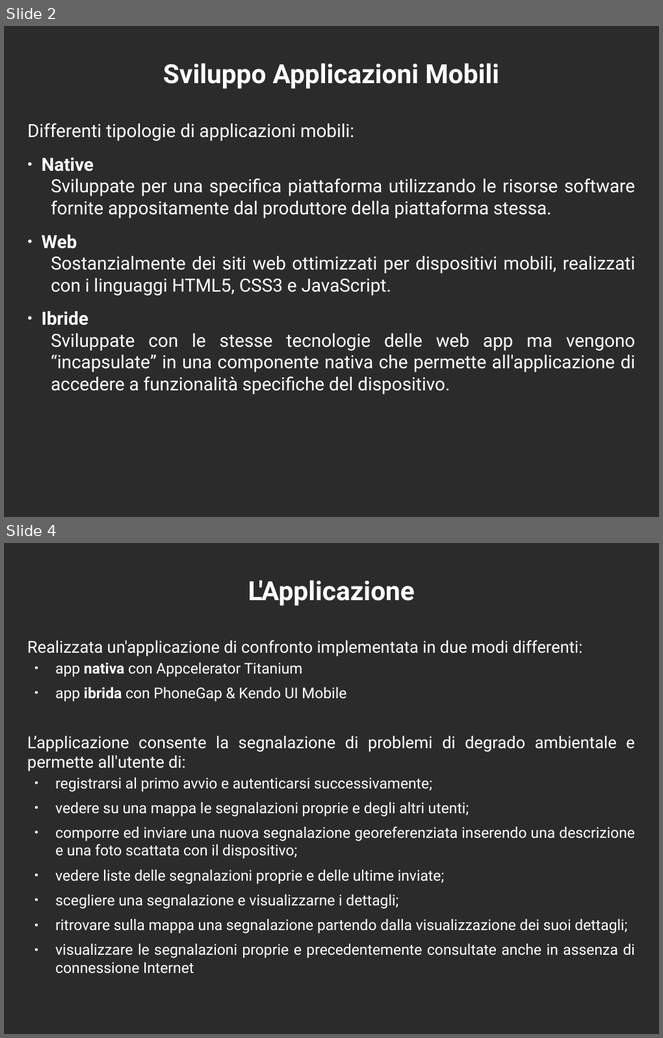
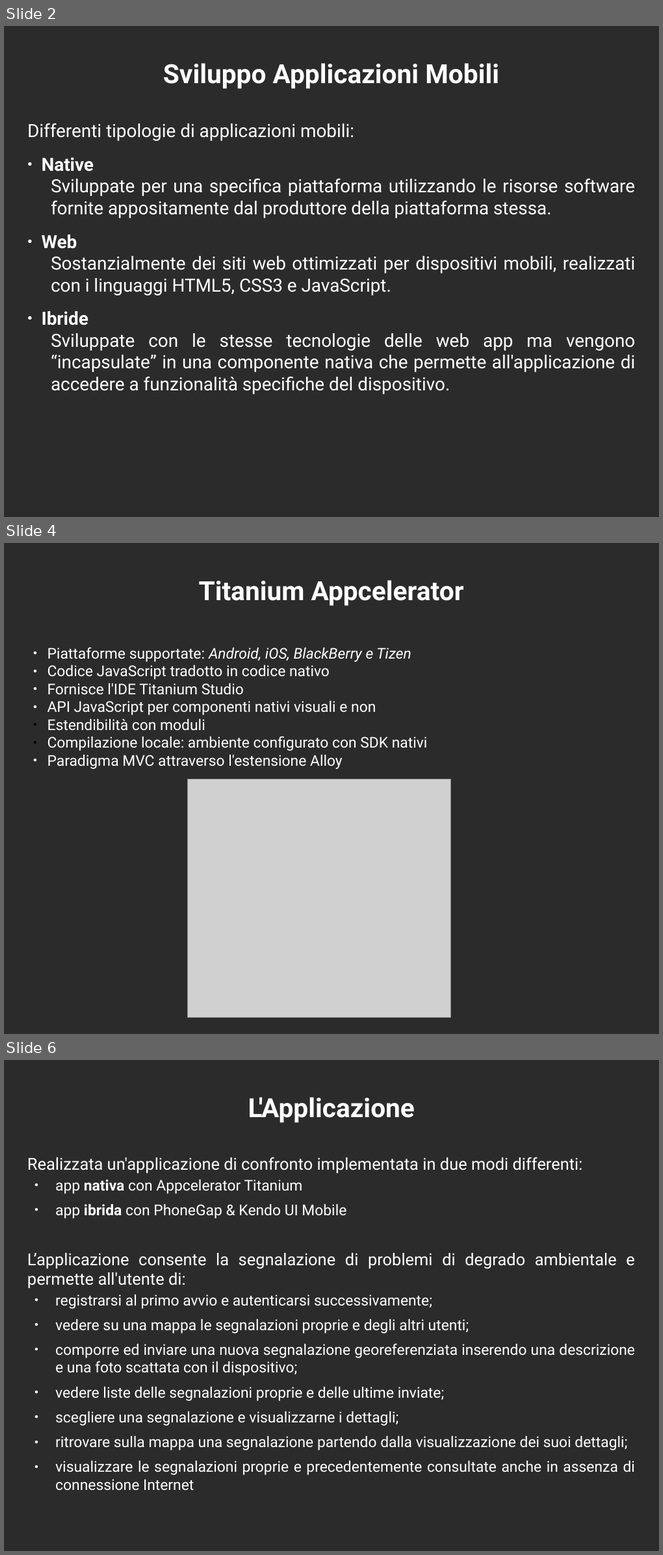
Before and after one commit to mircobe87/tesi-crossplatform, a slide deck: presentazione/presentazione.odp. Shown one above the other, each under a label of ours: slides 2 and 4 before the commit, slides 2, 4 and 6 after it; the slides between them are not shown. The pictures are 663x1038 and 663x1555 pixels, drawn with LibreOffice and Linux fonts; fonts in the diff are those of the drawing; grey boxes stand for pictures; background and template pictures are left out; a plain dark background stands for a picture behind light text. Boxes give left, top, right and bottom in pixels: in the first picture for what was removed or moved away, otherwise in the second. Text is boxed around its words. In the diff, an @@ line names an element or a change of style, - is before the commit and + after.

Commit message:
aggiunte diapositive titanium e phonegap

```diff
--- a/presentazione/presentazione.odp
+++ b/presentazione/presentazione.odp
@@ slide 4 added at (4, 543, 659, 1034), background picture (left out) @@
@@ title added at (199, 580, 464, 606), 32 pt, text #FFFFFF, bold @@
+Titanium Appcelerator
@@ text added at (48, 647, 428, 769), 18 pt, text #FFFFFF @@
+● Piattaforme supportate: Android, iOS, BlackBerry e Tizen
+● Codice JavaScript tradotto in codice nativo
+● Fornisce l'IDE Titanium Studio
+● API JavaScript per componenti nativi visuali e non
+● Estendibilità con moduli
+● Compilazione locale: ambiente configurato con SDK nativi
+● Paradigma MVC attraverso l'estensione Alloy
@@ picture added at (188, 780, 451, 1018) @@
@@ what was slide 4 is now slide 6 @@
```
Also in this commit, not shown: 5 slides changed, 1 other slide added.
